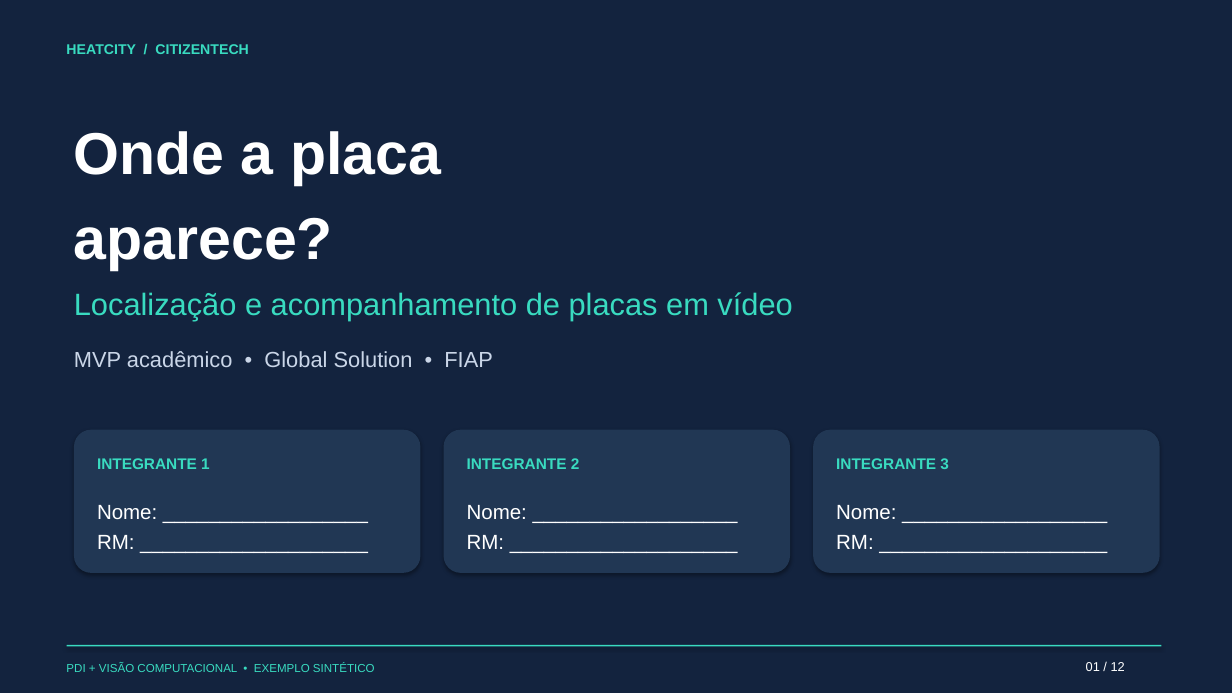
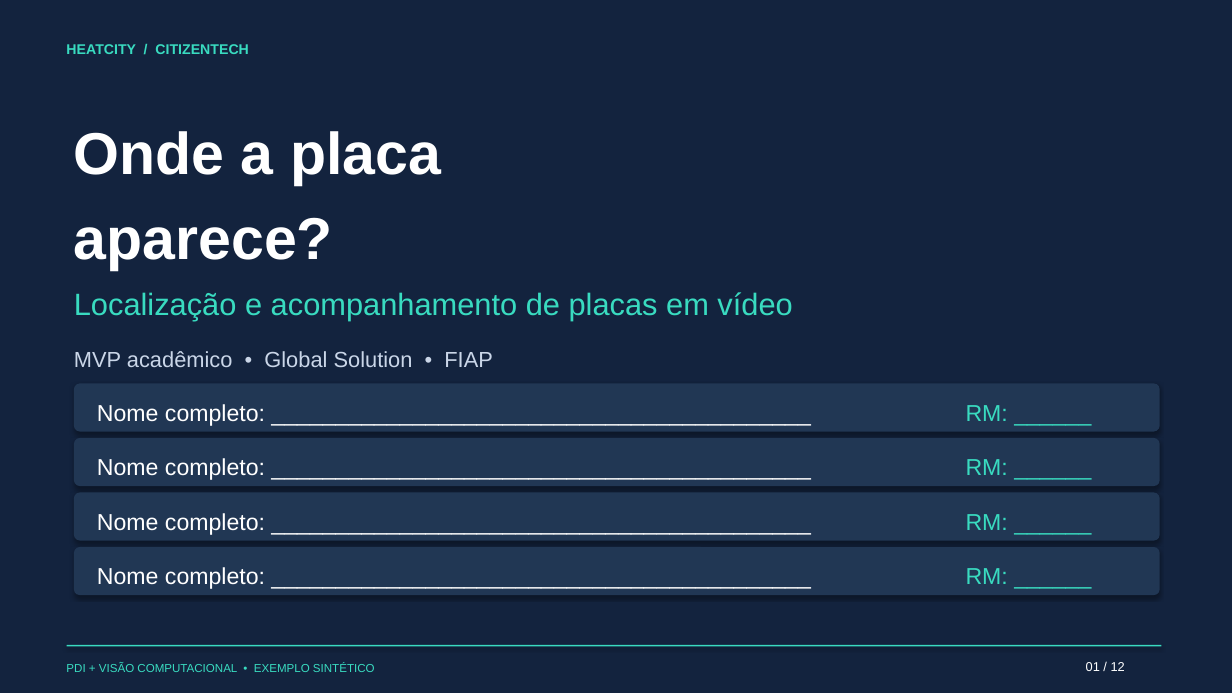
Before and after one commit to FIAP-4SIZ/HeatCity, a slide deck: slide 1 of docs/apresentacao/slides.pptx. Drawn at 1232x693 pixels with LibreOffice and Linux fonts; fonts in the diff are those of the drawing. Boxes give left, top, right and bottom in pixels: in the first picture for what was removed or moved away, otherwise in the second. Text is boxed around its words. In the diff, an @@ line names an element or a change of style, - is before the commit and + after.

Commit message:
docs: ajusta equipe de quatro integrantes e revisa requisitos da disciplina

```diff
--- a/docs/apresentacao/slides.pptx
+++ b/docs/apresentacao/slides.pptx
@@ rounded rectangle: place and size @@
-rounded rectangle at bbox=[74, 430, 421, 573]
+rounded rectangle at bbox=[74, 384, 1160, 432]
@@ text added at bbox=[97, 404, 265, 426], 18 pt, text #FFFFFF @@
+Nome completo: __________________________________________
@@ text at bbox=[966, 405, 1008, 421]: text changed; size 16 to 18 pt; text colour #FFFFFF to #39DBC0 @@
-Nome: __________________
-RM: ____________________
+RM: ______
@@ rounded rectangle: place and size @@
-rounded rectangle at bbox=[444, 430, 790, 573]
+rounded rectangle at bbox=[74, 438, 1160, 486]
@@ text at bbox=[97, 458, 265, 480]: text changed; size 12 to 18 pt; text colour #39DBC0 to #FFFFFF; bold off @@
-INTEGRANTE 2
+Nome completo: __________________________________________
@@ text removed at bbox=[97, 458, 210, 469] @@
-INTEGRANTE 1
@@ text removed at bbox=[836, 458, 949, 469] @@
-INTEGRANTE 3
@@ text at bbox=[966, 459, 1008, 475]: text changed; size 16 to 18 pt; text colour #FFFFFF to #39DBC0 @@
-Nome: __________________
-RM: ____________________
+RM: ______
@@ rounded rectangle: place and size @@
-rounded rectangle at bbox=[813, 430, 1160, 573]
+rounded rectangle at bbox=[74, 493, 1160, 541]
@@ text added at bbox=[97, 513, 265, 535], 18 pt, text #FFFFFF @@
+Nome completo: __________________________________________
@@ text at bbox=[966, 514, 1008, 530]: text changed; size 16 to 18 pt; text colour #FFFFFF to #39DBC0 @@
-Nome: __________________
-RM: ____________________
+RM: ______
@@ rounded rectangle added at bbox=[74, 547, 1160, 595], fill #213754 @@
@@ text added at bbox=[97, 567, 265, 589], 18 pt, text #FFFFFF @@
+Nome completo: __________________________________________
@@ text added at bbox=[966, 568, 1008, 584], 18 pt, text #39DBC0 @@
+RM: ______
```
Also in this commit, not shown: 13 other files.
